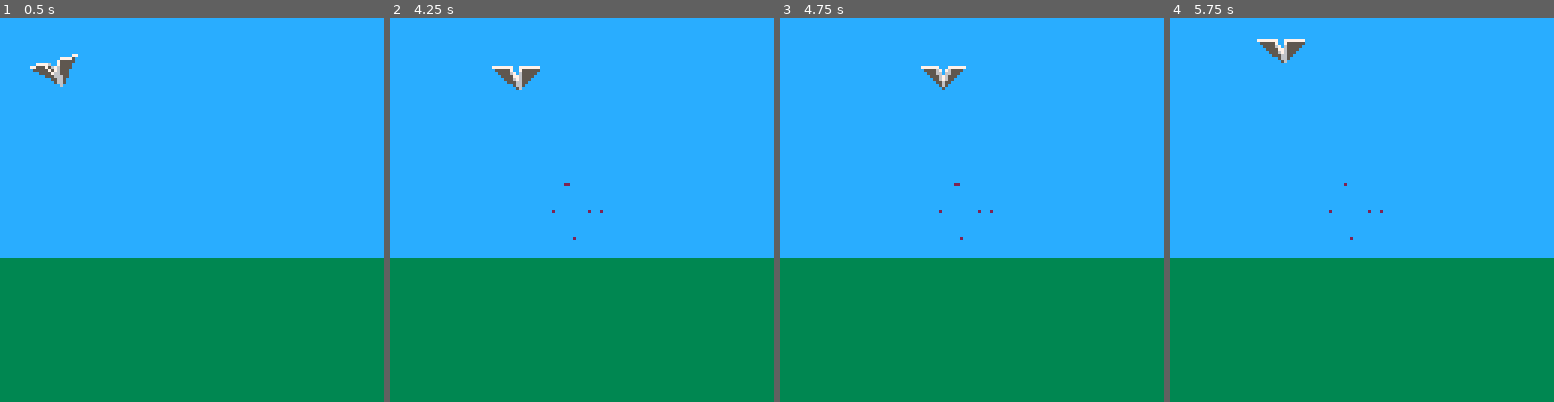
Above: before the commit, frames 1-4 (left to right).
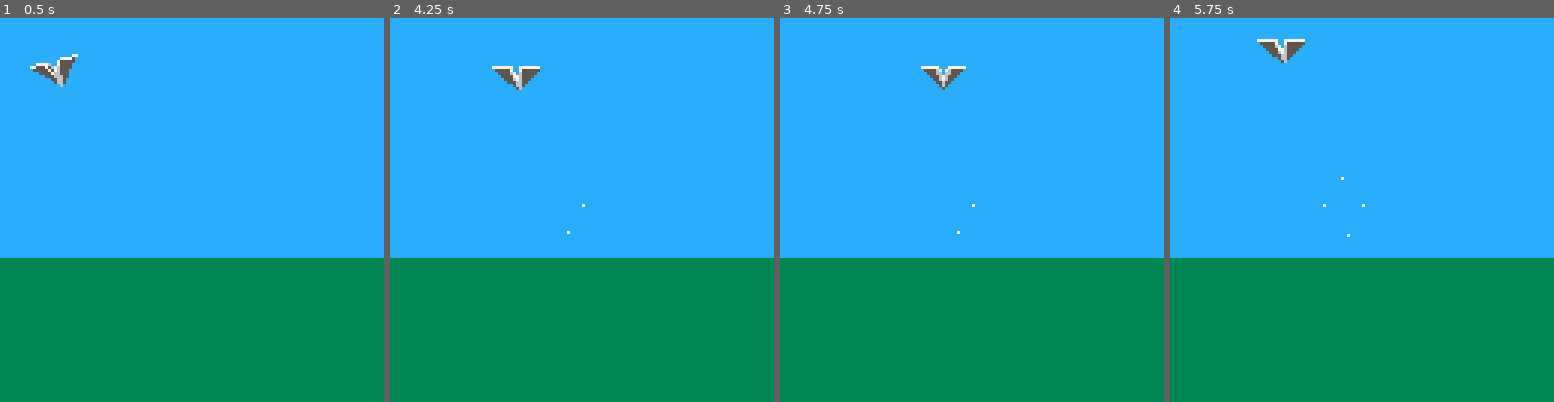
Above: after the commit, the same moments.

Repository: scottnm/avipaper.p8
Game: PICO-8 cartridge avipaper.p8
The game is run twice, just before and just after one commit, with the same random seed, the same clock (stepped at 60 frames per second) and the same inputs.
Inputs:
- Up to frame 1 (0.5 s): tap X (X key) at 0.33 s
- Up to frame 2 (4.25 s): tap O (Z key) at 0.7, 1.7, 2.1, 2.5, 2.9, 3.3, 3.7, 4.1 s; tap X (X key) at 1.07, 1.85, 2.97, 4.08 s; hold Right 1.6-2.1 s; hold Up 2.15-2.42 s; hold Right 2.47-3.03 s; hold Left 3.08-3.58 s; hold Down 3.63-3.97 s; hold Right from 4.02 s (still down)
- Up to frame 3 (4.75 s): tap O (Z key) at 4.5 s; release Right at 4.68 s; hold Up from 4.73 s (still down)
- Up to frame 4 (5.75 s): tap O (Z key) at 4.9, 5.3, 5.7 s; release Up at 5.03 s; hold Left 5.08-5.68 s; tap X (X key) at 5.2 s; hold Down from 5.73 s (still down)

Frame 1 is identical in both runs. In frame 2, less than 0.1% of the frame differs, in the area x 42-56%, y 42-58%; in frame 3, less than 0.1%; in frame 4, less than 0.1%, in the area x 39-56%, y 41-58%.

Commit message:
rendering target sprites

Diff:
--- a/main.lua
+++ b/main.lua
@@ -12,6 +12,13 @@
 -- the z coordinate of where the screen/near-plane lives
 c_eye_z = 1
 c_pico_8_screen_size = 128
+
+function get_spritesheet_pos(sprite_n)
+    return {
+        x = (sprite_n % 16) * 8,
+        y = (sprite_n \ 16) * 8
+    }
+end
 
 -- GLOBAL VARIABLES
 g_input = nil
@@ -25,6 +32,10 @@
     mid_lane =    { outside =  7, leaning =  9, center = 11 },
     bottom_lane = { outside = 33, leaning = 35, center = 37 },
 }
+
+g_target_size = { width = 16, height = 16 }
+g_target_spritesheet_index = 13
+g_target_spritesheet_sprite_pos = get_spritesheet_pos(g_target_spritesheet_index)
 
 g_targets = {}
 
@@ -259,13 +270,24 @@
 
 
     -- then draw targets in perspective
+    local perspective_weight = 0.85
     for target in all(g_targets) do
         local perspective_scale = calculate_perspective_scale(target.z, 0, 1)
         -- fudge the numbers here for a better perspective view. True perspective view makes the dots appear too close to the center of the screen when they start
-        local perspective_weight = 0.85
-        local perspective_pos = apply_perspective_scale_to_screen_pos(target, perspective_scale, perspective_weight)
-        local target_radius = 5 * perspective_scale
-        circfill(perspective_pos.x, perspective_pos.y, target_radius, 2)
+        -- the target's position is at its center but we need its topleft coordinate to do the sprite draw
+        local target_topleft_corner_pos = { x = target.x - (g_target_size.width / 2), y = target.y - (g_target_size.height / 2) }
+        local perspective_pos = apply_perspective_scale_to_screen_pos(target_topleft_corner_pos, perspective_scale, perspective_weight)
+
+        -- draw the target sprite
+        sspr(
+            g_target_spritesheet_sprite_pos.x,         -- sx
+            g_target_spritesheet_sprite_pos.y,         -- sy
+            g_target_size.width,                       -- sw
+            g_target_size.height,                      -- sh
+            perspective_pos.x,                         -- dx
+            perspective_pos.y,                         -- dy
+            g_target_size.width * perspective_scale,   -- dw
+            g_target_size.height * perspective_scale)  -- dh
     end
 
     -- lastly draw the plane
Not shown, changed: 111 lines of the sprite sheet (__gfx__) section of avipaper.p8
